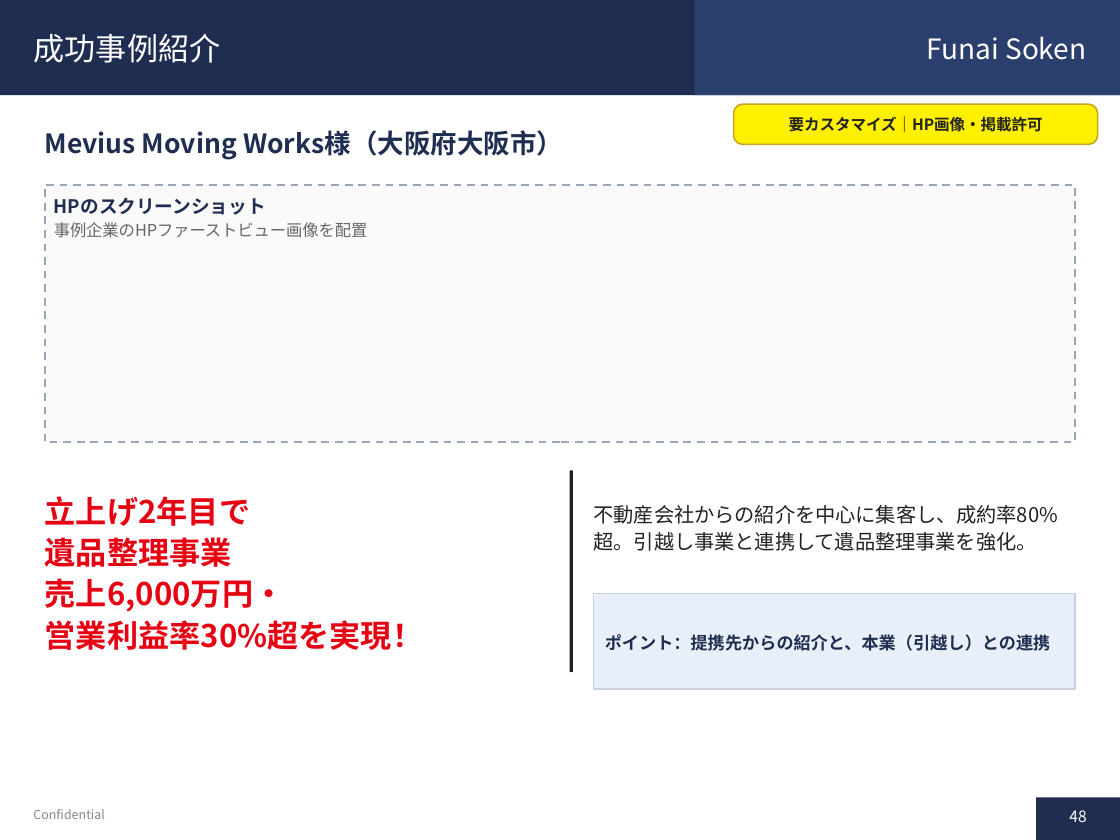
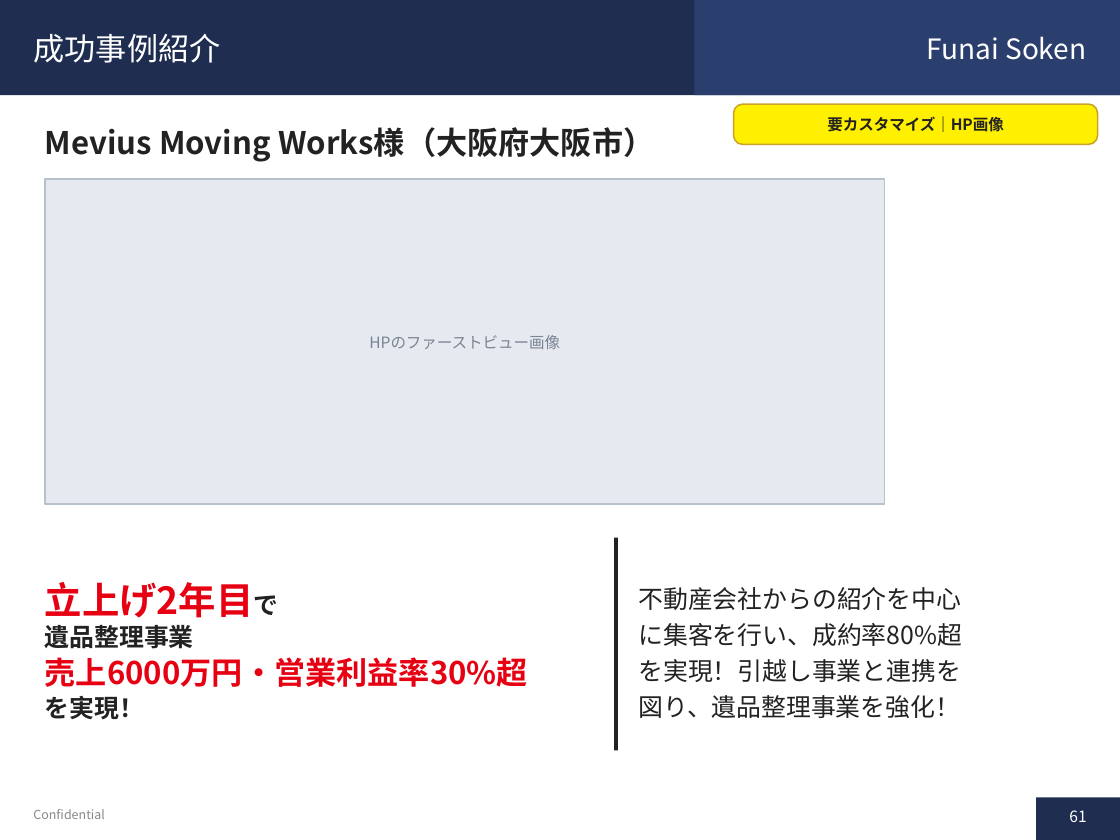
Before and after one commit to soshiro-iki-sys/-, a slide deck: slide 61 of proposals/遺品整理事業_企画書.pptx (slide 48 before the commit). Drawn at 1120x840 pixels with LibreOffice and Linux fonts; fonts in the diff are those of the drawing. Boxes give left, top, right and bottom in pixels: in the first picture for what was removed or moved away, otherwise in the second. Text is boxed around its words. In the diff, an @@ line names an element or a change of style, - is before the commit and + after.

```diff
--- a/proposals/遺品整理事業_企画書.pptx
+++ b/proposals/遺品整理事業_企画書.pptx
@@ text "Mevius Moving Works様（大阪府大阪市）" at <box>45,127,654,162</box>: size 17 to 20 pt, text colour #1F2D50 to #222222; line spacing 1 to 1.1 @@
@@ text at <box>827,116,1004,132</box>: text changed @@
-要カスタマイズ｜HP画像・掲載許可
+要カスタマイズ｜HP画像
@@ rectangle: place and size @@
-rectangle at <box>45,185,1075,442</box>
+rectangle at <box>45,179,885,504</box>
@@ rectangle at <box>45,179,885,504</box>: fill #FAFAFA to #E6E9EF; outline #9AA5B8 1.25 pt dashed to #B8C0CC 1 pt @@
@@ text "HPのファーストビュー画像" at <box>369,335,560,349</box>: vertical alignment top to middle @@
@@ text at <box>369,335,560,349</box>: text changed; size 10.5 to 10 pt; text colour #666666 to #7A8494 @@
-HPのスクリーンショット
-事例企業のHPファーストビュー画像を配置
+HPのファーストビュー画像
@@ line moved from (571, 470) - (571, 672) to (616, 538) - (616, 750) @@
@@ line (616, 538) - (616, 750): stroke #222222 2 pt to #222222 2.5 pt @@
@@ text at <box>45,582,528,719</box>: text changed @@
-立上げ2年目で
-遺品整理事業
-売上6,000万円・
-営業利益率30%超を実現！
+立上げ2年目で
+遺品整理事業
+売上6000万円・営業利益率30%超
+を実現！
@@ rectangle removed at <box>594,594,1075,689</box> @@
@@ text at <box>638,587,962,718</box>: text changed; size 13 to 16 pt @@
-不動産会社からの紹介を中心に集客し、成約率80%超。引越し事業と連携して遺品整理事業を強化。
+不動産会社からの紹介を中心
+に集客を行い、成約率80%超
+を実現！引越し事業と連携を
+図り、遺品整理事業を強化！
@@ text removed at <box>605,634,1050,651</box> @@
-ポイント：提携先からの紹介と、本業（引越し）との連携
@@ page number at <box>1069,810,1086,822</box>: text changed @@
-48
+61
```
Also in this commit, not shown: 34 other slides changed, 36 slides added, 20 slides removed, 1 other file.
